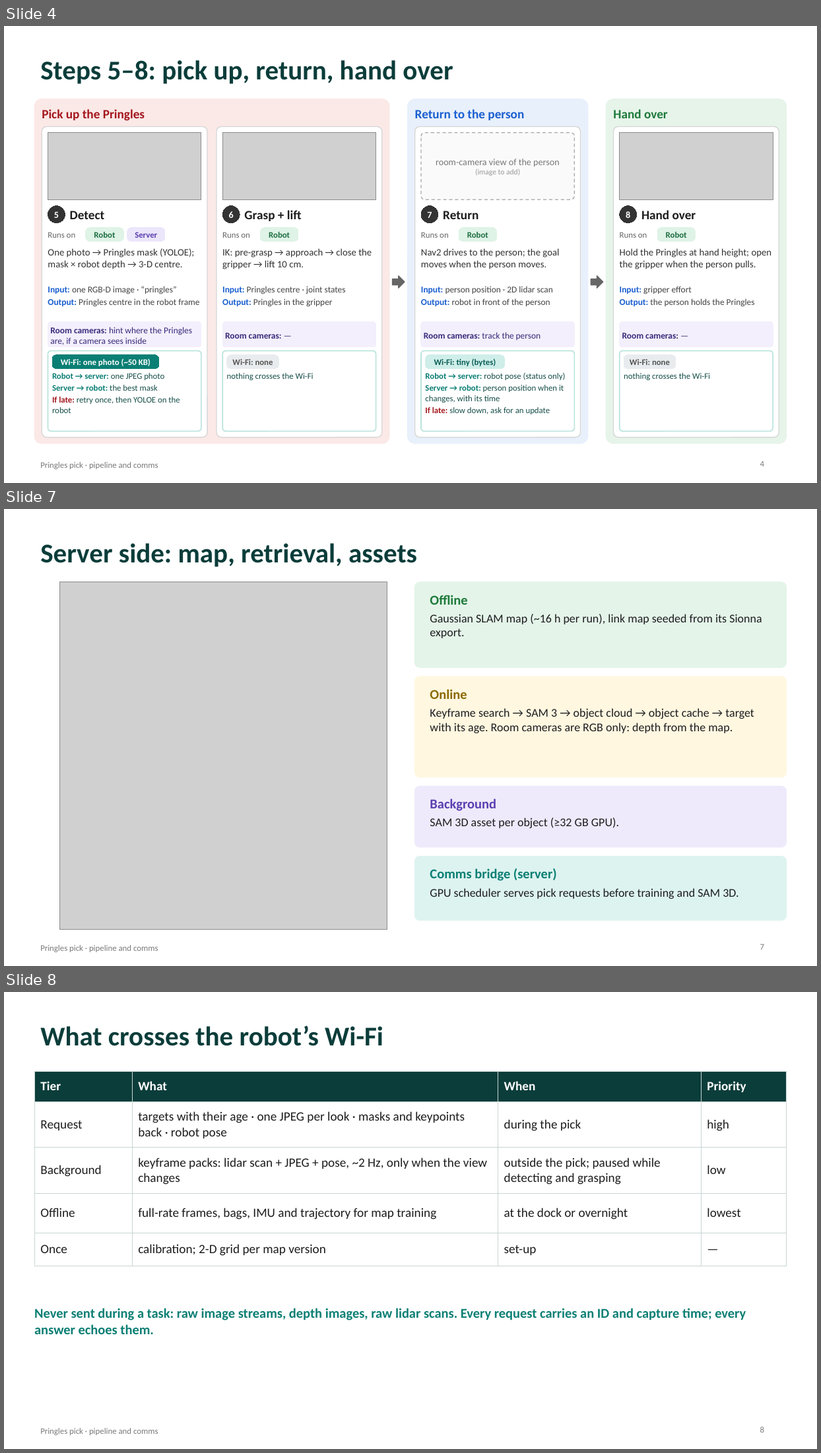
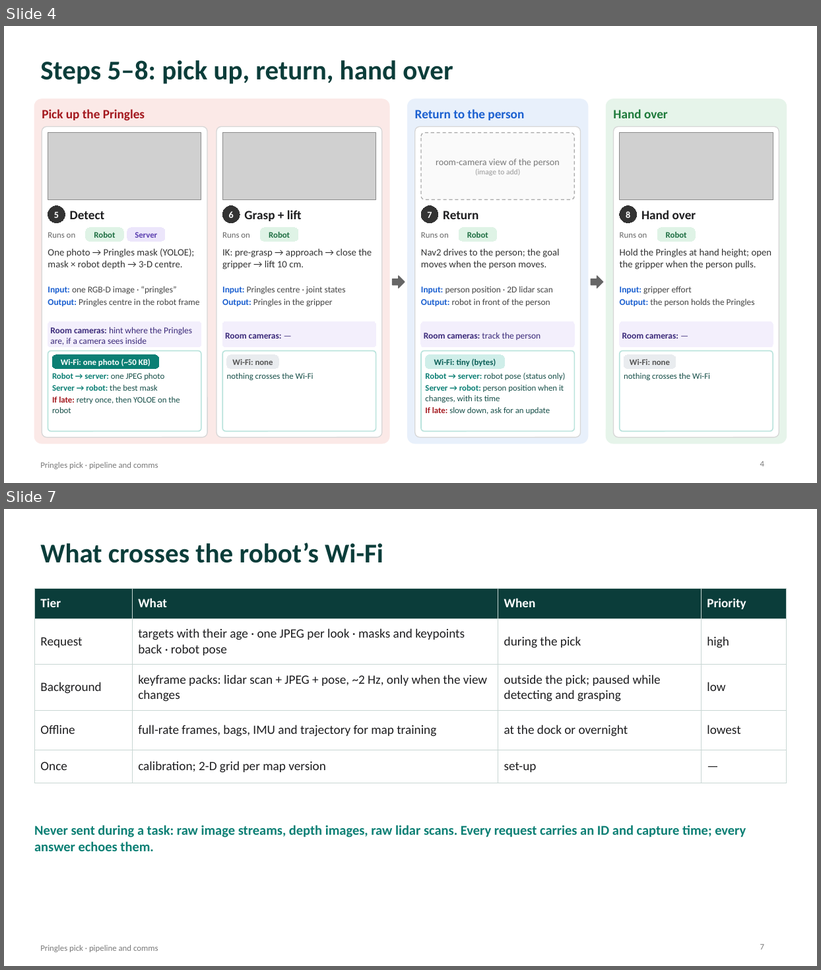
Before and after one commit to jorichee14/Others, a slide deck: value_scheduling/docs/Pringles_Pipeline_Architecture.pptx. Shown one above the other, each under a label of ours: slides 4, 7 and 8 before the commit, slides 4 and 7 after it; the slides between them are not shown. The pictures are 821x1453 and 821x970 pixels, drawn with LibreOffice and Linux fonts; fonts in the diff are those of the drawing; grey boxes stand for pictures. Boxes give left, top, right and bottom in pixels: in the first picture for what was removed or moved away, otherwise in the second. Text is boxed around its words. In the diff, an @@ line names an element or a change of style, - is before the commit and + after.

```diff
--- a/value_scheduling/docs/Pringles_Pipeline_Architecture.pptx
+++ b/value_scheduling/docs/Pringles_Pipeline_Architecture.pptx
@@ slide 7 removed at [4,509,817,966], background #FFFFFF; not listed: 1 template element that a slide beside it also shows @@
@@ title removed at [40,543,417,567] @@
-Server side: map, retrieval, assets
@@ picture removed at [59,582,387,930] @@
@@ rounded rectangle removed at [415,582,787,667] @@
@@ text removed at [430,595,762,638] @@
-Offline
-Gaussian SLAM map (~16 h per run), link map seeded from its Sionna export.
@@ rounded rectangle removed at [415,677,787,778] @@
@@ text removed at [430,689,754,733] @@
-Online
-Keyframe search → SAM 3 → object cloud → object cache → target with its age. Room cameras are RGB only: depth from the map.
@@ rounded rectangle removed at [415,787,787,848] @@
@@ text removed at [430,799,619,828] @@
-Background
-SAM 3D asset per object (≥32 GB GPU).
@@ rounded rectangle removed at [415,857,787,921] @@
@@ text removed at [430,869,739,899] @@
-Comms bridge (server)
-GPU scheduler serves pick requests before training and SAM 3D.
@@ page number removed at [760,945,764,950] @@
-7
@@ what was slide 8 is now slide 7 @@
@@ page number at [760,945,764,950]: text changed @@
-8
+7
```
Also in this commit, not shown: 2 slides added, 2 other slides removed, 1 other file.
